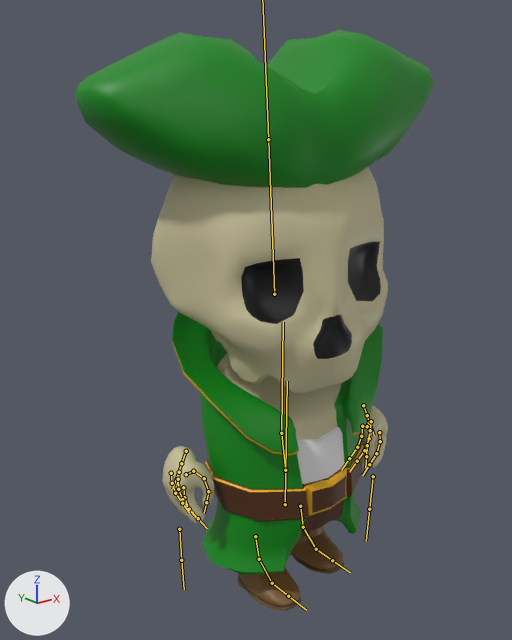
The FBX model wrecked/meshes/Characters/Gully_green.fbx: old version first, new version second.
One viewpoint serves both versions: a 50 mm camera at (-0.95, -1.077, 1.104) aimed at (-0.067, 0.028, 0.662). The axes (+X, +Y, +Z) are drawn at lower left. The lights are the same throughout. Both versions are drawn at frame 1 of the action 'Gully _rig|Idle'; the numbers are the values there. The bones that bend it are drawn over the model as lines.

Objects in the first picture: 'Gully'.
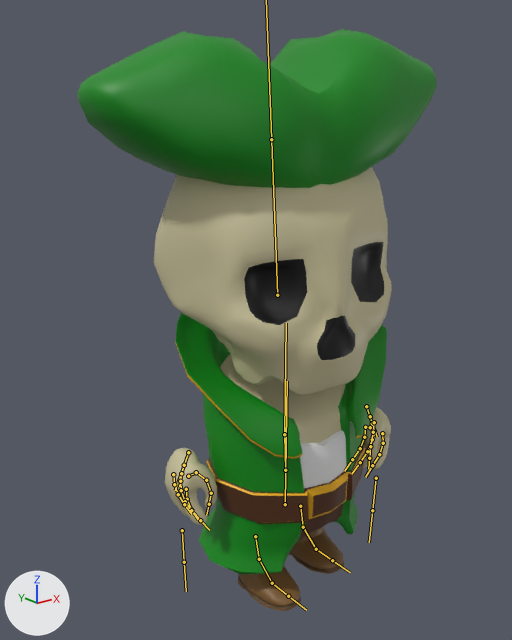
Boxes (x1, y1, x2, y2) around the edits, measured in the pictures (512 x 640 px):
'Gully', posed: before (75, 30, 433, 611); after (77, 29, 437, 611)
bone 'stomach', root to tip: before (285, 470) to (281, 433); after (285, 470) to (284, 434)
bone 'Upperbody', root to tip: before (281, 433) to (283, 322); after (284, 434) to (286, 323)

The edits, one by one:
Bone 'stomach' (bone_stomach) turns from (-6, 0, 3) to (0, 0, 3) degrees about its own x, y and z.
Bone 'Upperbody' (bone_upperbody) turns from (6, -9, -4) to (0, -9, -3) degrees about its own x, y and z.
